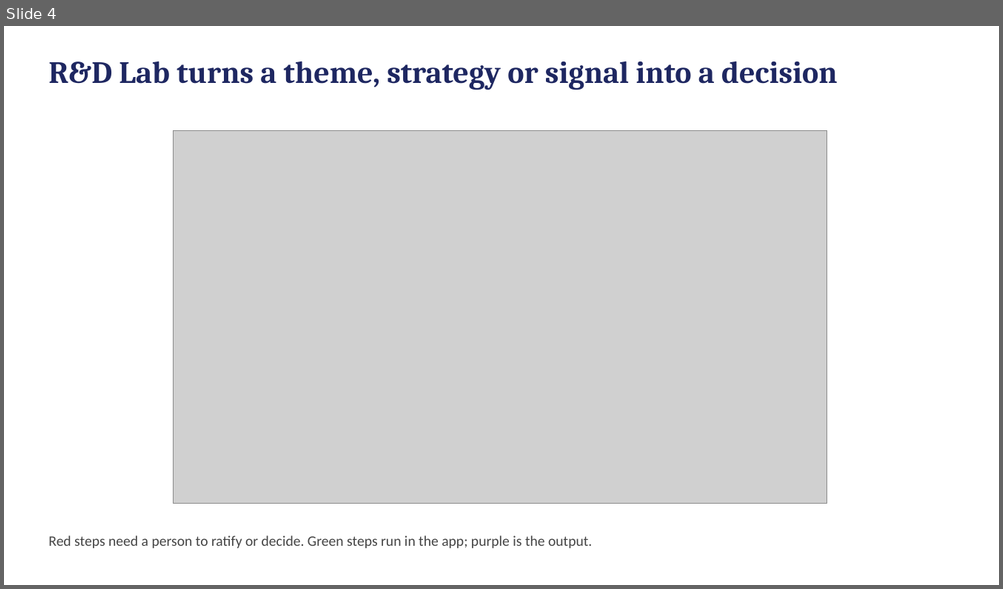
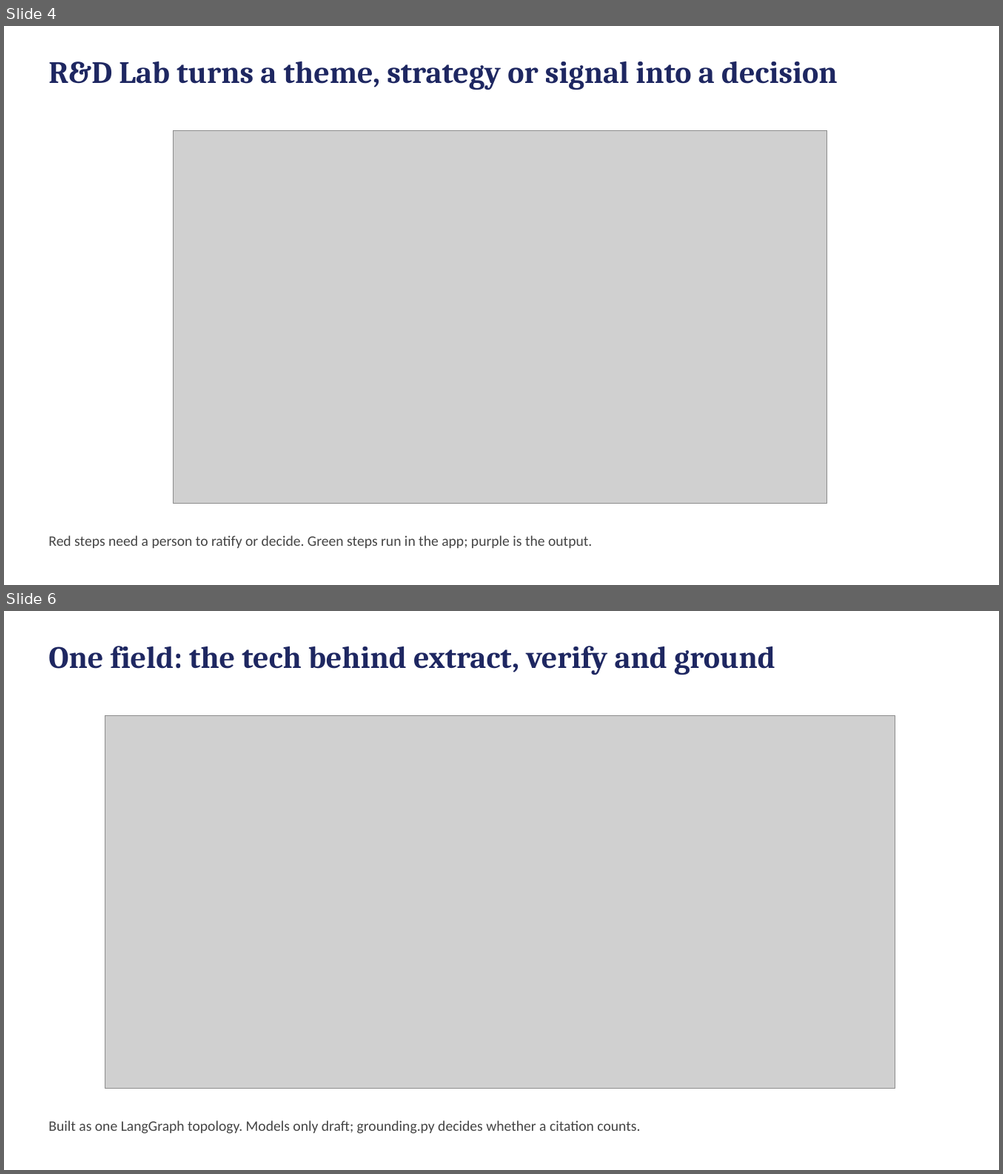
Before and after one commit to kutschersteffen-cmd/Agentic-Research-Pipeline, a slide deck: docs/diagrams/arp-flowcharts.pptx. Shown one above the other, each under a label of ours: slide 4 before the commit, slides 4 and 6 after it; the slides between them are not shown. The pictures are 1003x589 and 1003x1174 pixels, drawn with LibreOffice and Linux fonts; fonts in the diff are those of the drawing; grey boxes stand for pictures. Boxes give left, top, right and bottom in pixels: in the first picture for what was removed or moved away, otherwise in the second. Text is boxed around its words. In the diff, an @@ line names an element or a change of style, - is before the commit and + after.

```diff
--- a/docs/diagrams/arp-flowcharts.pptx
+++ b/docs/diagrams/arp-flowcharts.pptx
@@ slide 6 added at [4, 611, 999, 1170], background #FFFFFF @@
@@ text added at [48, 646, 775, 675], 30 pt, text #1E2761, bold @@
+One field: the tech behind extract, verify and ground
@@ picture added at [105, 715, 895, 1088] @@
@@ text added at [48, 1121, 640, 1134], 14 pt, text #444444 @@
+Built as one LangGraph topology. Models only draft; grounding.py decides whether a citation counts.
```
Also in this commit, not shown: 1 other slide added, 4 other files.
